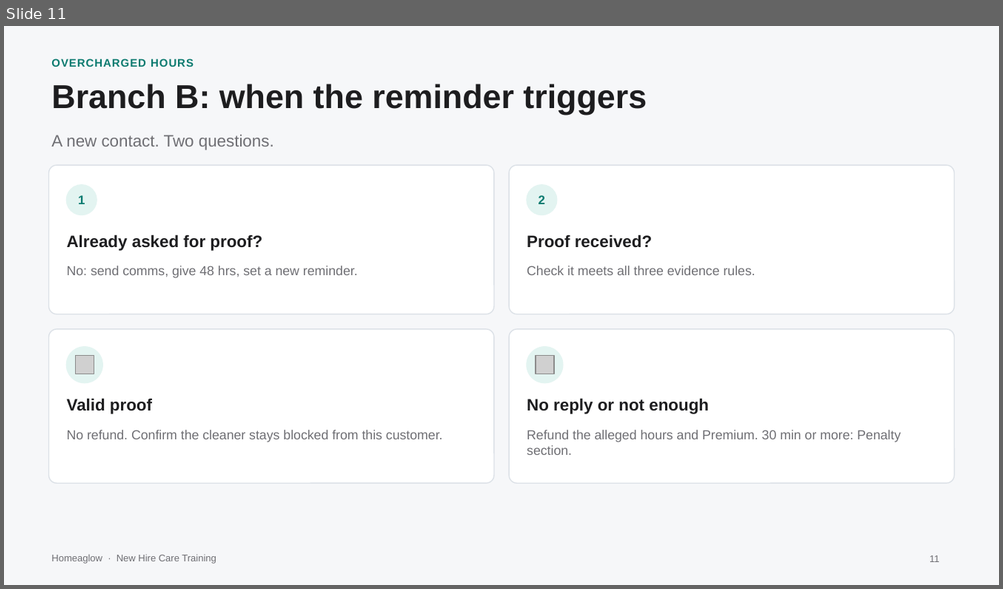
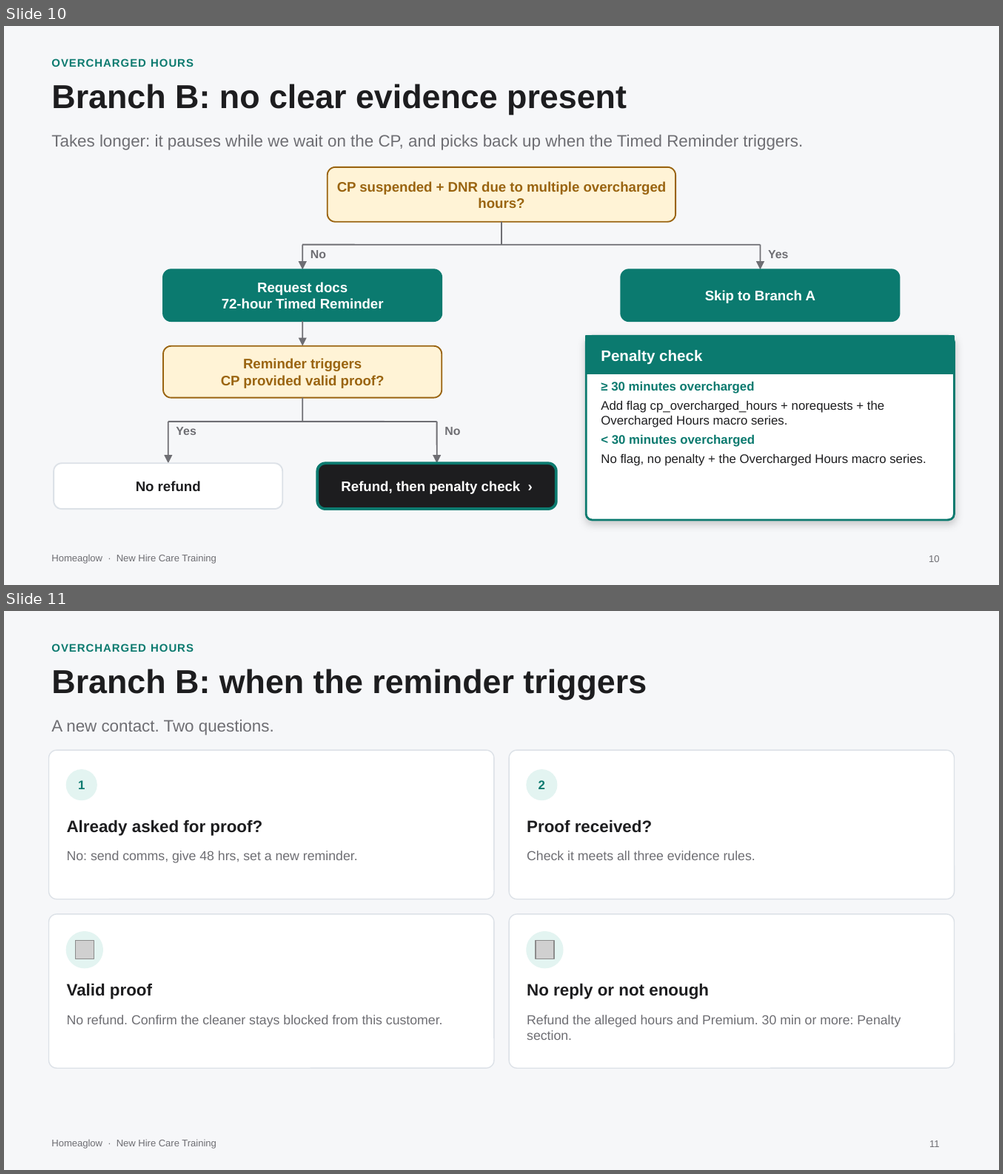
Before and after one commit to anjulimichelle/training, a slide deck: billing-disputes/billing-disputes-cash-payments.pptx. Shown one above the other, each under a label of ours: slide 11 before the commit, slides 10 and 11 after it. The pictures are 1003x589 and 1003x1174 pixels, drawn with LibreOffice and Linux fonts; fonts in the diff are those of the drawing; grey boxes stand for pictures. Boxes give left, top, right and bottom in pixels: in the first picture for what was removed or moved away, otherwise in the second. Text is boxed around its words. In the diff, an @@ line names an element or a change of style, - is before the commit and + after.

```diff
--- a/billing-disputes/billing-disputes-cash-payments.pptx
+++ b/billing-disputes/billing-disputes-cash-payments.pptx
@@ slide 10 added at bbox=[4, 26, 999, 585], background #F6F7F9; not listed: 1 template element that a slide beside it also shows @@
@@ text added at bbox=[51, 59, 193, 67], 8 pt, text #0B7A6F, bold @@
+OVERCHARGED HOURS
@@ text added at bbox=[51, 84, 626, 115], 24 pt, text #1D1D1F, bold @@
+Branch B: no clear evidence present
@@ text added at bbox=[51, 135, 802, 150], 12 pt, text #6E6E73 @@
+Takes longer: it pauses while we wait on the CP, and picks back up when the Timed Reminder triggers.
@@ rounded rectangle added at bbox=[327, 167, 675, 222], fill #FFF3D6, outline #9A6410 1 pt @@
@@ text added at bbox=[337, 181, 666, 208], 10 pt, text #9A6410, bold @@
+CP suspended + DNR due to multiple overcharged hours?
@@ line added from (501, 222) to (501, 245), #6E6E73 1 pt @@
@@ line added from (302, 245) to (760, 245), #6E6E73 1 pt @@
@@ arrow added from (302, 245) to (302, 269), #6E6E73 1 pt @@
@@ arrow added from (760, 245) to (760, 269), #6E6E73 1 pt @@
@@ rounded rectangle added at bbox=[163, 269, 441, 321], fill #0B7A6F, outline #0B7A6F 1 pt @@
@@ text added at bbox=[310, 250, 326, 258], 8.5 pt, text #6E6E73, bold @@
+No
@@ rounded rectangle added at bbox=[620, 269, 899, 321], fill #0B7A6F, outline #0B7A6F 1 pt @@
@@ text added at bbox=[768, 250, 788, 258], 8.5 pt, text #6E6E73, bold @@
+Yes
@@ text added at bbox=[222, 282, 384, 309], 10 pt, text #FFFFFF, bold @@
+Request docs
+72-hour Timed Reminder
@@ text added at bbox=[705, 290, 815, 304], 10 pt, text #FFFFFF, bold @@
+Skip to Branch A
@@ arrow added from (302, 321) to (302, 346), #6E6E73 1 pt @@
@@ rounded rectangle added at bbox=[586, 336, 954, 520], fill #FFFFFF, outline #0B7A6F 1.5 pt @@
@@ rectangle added at bbox=[586, 336, 954, 374], fill #0B7A6F, outline #0B7A6F 1 pt @@
@@ rounded rectangle added at bbox=[163, 346, 441, 398], fill #FFF3D6, outline #9A6410 1 pt @@
@@ text added at bbox=[221, 358, 384, 389], 10 pt, text #9A6410, bold @@
+Reminder triggers
+CP provided valid proof?
@@ text added at bbox=[600, 350, 702, 365], 11 pt, text #FFFFFF, bold @@
+Penalty check
@@ line added from (302, 398) to (302, 422), #6E6E73 1 pt @@
@@ text added at bbox=[600, 381, 925, 466], 9 pt, text #1D1D1F @@
+≥ 30 minutes overcharged
+Add flag cp_overcharged_hours + norequests + the Overcharged Hours macro series.
+< 30 minutes overcharged
+No flag, no penalty + the Overcharged Hours macro series.
@@ line added from (168, 422) to (437, 422), #6E6E73 1 pt @@
@@ arrow added from (168, 422) to (168, 463), #6E6E73 1 pt @@
@@ arrow added from (437, 422) to (437, 463), #6E6E73 1 pt @@
@@ text added at bbox=[176, 427, 196, 435], 8.5 pt, text #6E6E73, bold @@
+Yes
@@ text added at bbox=[444, 427, 460, 435], 8.5 pt, text #6E6E73, bold @@
+No
@@ rounded rectangle added at bbox=[54, 463, 282, 509], fill #FFFFFF, outline #DCE1E7 1 pt @@
@@ rounded rectangle added at bbox=[317, 463, 556, 509], fill #1D1D1F, outline #0B7A6F 2 pt @@
@@ text added at bbox=[136, 481, 201, 491], 10 pt, text #1D1D1F, bold @@
+No refund
@@ text added at bbox=[341, 481, 521, 494], 10 pt, text #FFFFFF, bold @@
+Refund, then penalty check ›
@@ page number added at bbox=[928, 556, 939, 562], 7 pt, text #6E6E73 @@
+10
```
Also in this commit, not shown: 3 slides changed, 1 slide removed, 1 other file.
